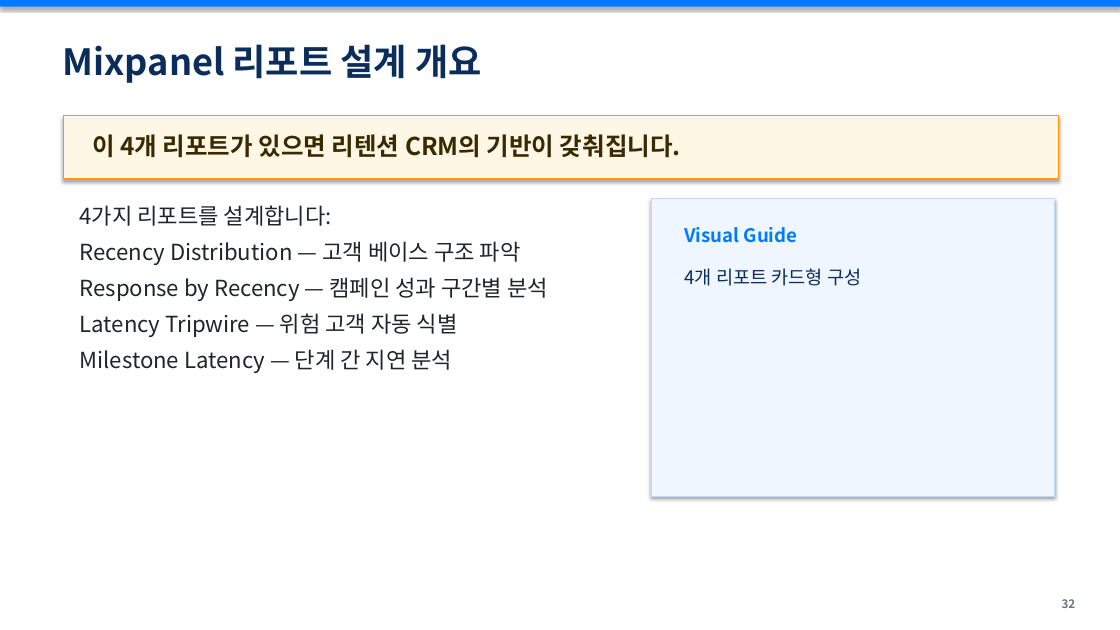
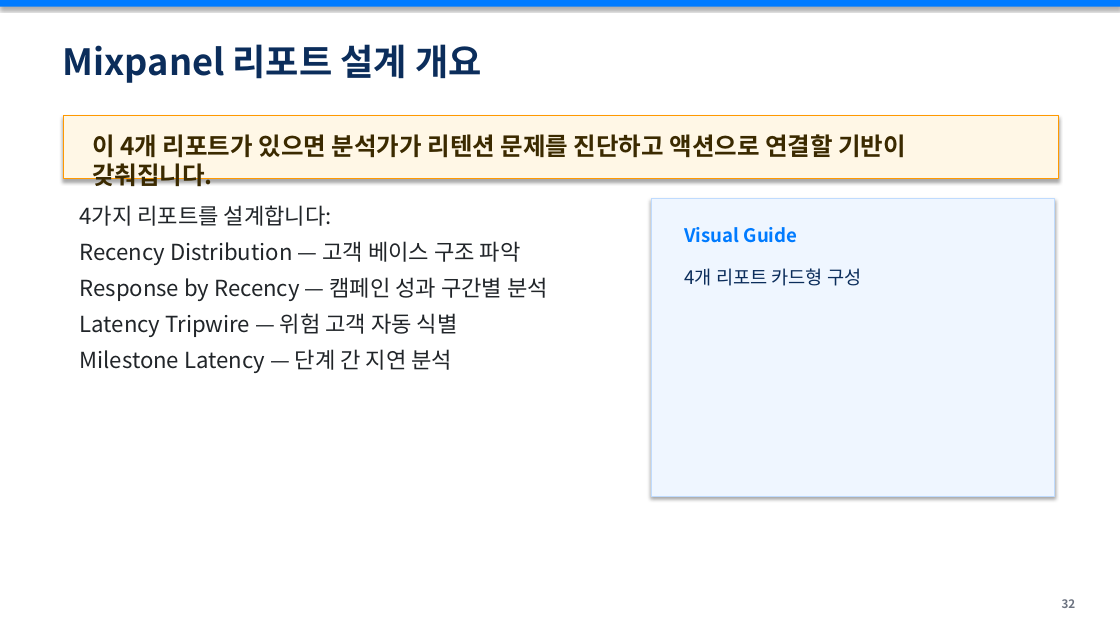
Before and after one commit to sykim-kr/Recency-latency-lecture, a slide deck: slide 33 of recency-latency-retention-crm-lecture-full-workshop-v3-final.pptx. Drawn at 1120x630 pixels with LibreOffice and Linux fonts; fonts in the diff are those of the drawing. Boxes give left, top, right and bottom in pixels: in the first picture for what was removed or moved away, otherwise in the second. Text is boxed around its words. In the diff, an @@ line names an element or a change of style, - is before the commit and + after.

```diff
--- a/recency-latency-retention-crm-lecture-full-workshop-v3-final.pptx
+++ b/recency-latency-retention-crm-lecture-full-workshop-v3-final.pptx
@@ text at (92,134,906,186): text changed @@
-이 4개 리포트가 있으면 리텐션 CRM의 기반이 갖춰집니다.
+이 4개 리포트가 있으면 분석가가 리텐션 문제를 진단하고 액션으로 연결할 기반이 갖춰집니다.
```
Also in this commit, not shown: 4 other slides changed, 8 other files.
